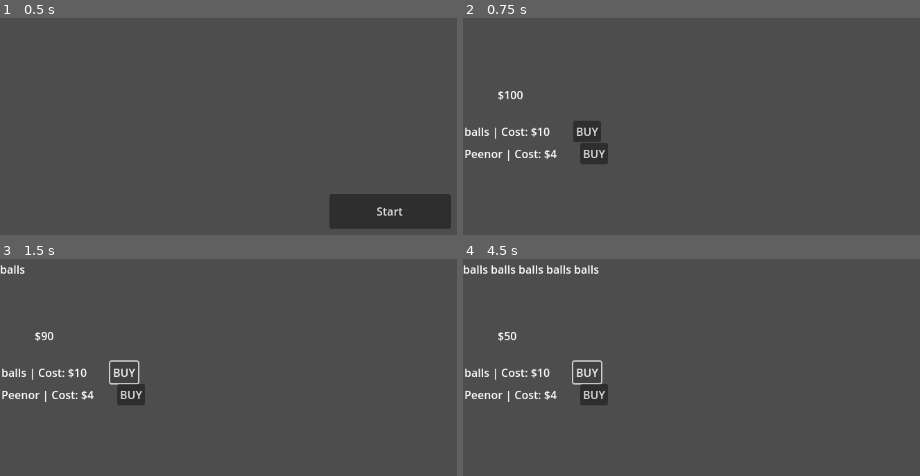
Above: before the commit, frames 1-4 (two rows, left to right).
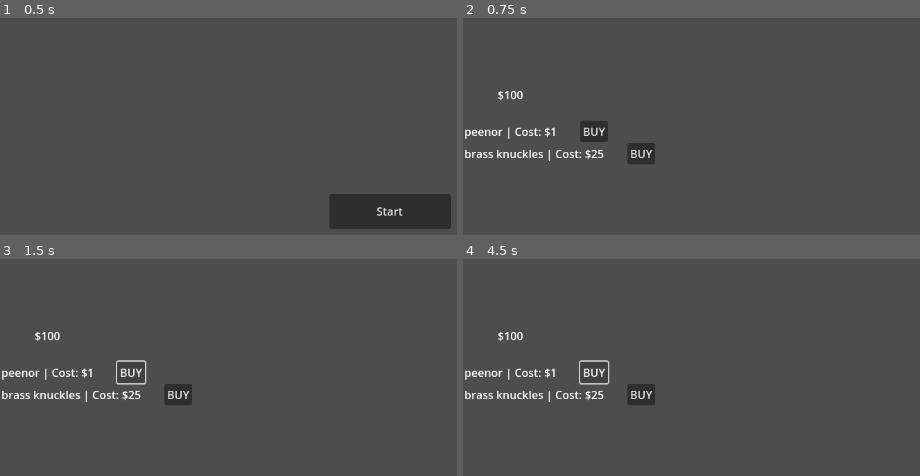
Above: after the commit, the same moments.

Repository: hottpants/punchgame
Game: Godot game, scene res://Scenes/button_menu.tscn
The game is run twice, just before and just after one commit, with the same random seed, the same clock (stepped at 60 frames per second) and the same inputs.
Inputs:
- Up to frame 1 (0.5 s): no input
- Up to frame 2 (0.75 s): click "Start" at 0.5 s
- Up to frame 3 (1.5 s): click "BUY" at 1.25 s
- Up to frame 4 (4.5 s): click "BUY" at 2 s; click "BUY" at 2.75 s; tap Enter at 3.5 s; tap Space at 4.25 s

Frame 1 is identical in both runs. In frame 2, 2.5% of the frame differs, in the area x 0-43%, y 47-68%; in frame 3, 2.6%; in frame 4, 3.2%, in the area x 0-43%, y 2-68%.
Error after the commit: Attempt to call function '_set_stats' in base 'null instance' on a null instance. (res://Scripts/shop.gd:31)

Commit message:
Update shop.gd

Diff:
--- a/Scripts/shop.gd
+++ b/Scripts/shop.gd
@@ -7,11 +7,35 @@
 func _ready() -> void:
 	var shop_item1 = $VBoxContainer/Item
 	var shop_item2 = $VBoxContainer/Item2
+	var shop_item3 = $VBoxContainer/Item3
 
-	shop_item1._set_stats("balls", 10)
-	shop_item2._set_stats("Peenor", 4)
-	$VBoxContainer/Item.connect("decreaseMoney", buy_item)
-	$VBoxContainer/Item2.connect("decreaseMoney", buy_item)
+
+	var items = ["balls", "peenor", "brass knuckles", "jock srap", "bong", "holy hand grenade", "gun", "baseball bat"]
+	var cost = [2, 1, 25, 6, 42, 1000, 63, 17]
+	var chance = [1, 1, 2, 4, 3, 4, 3, 3]
+
+
+	var item1 = _pickItem(chance)
+	shop_item1._set_stats(items[item1], cost[item1])
+	items.remove_at(item1)
+	cost.remove_at(item1)
+	chance.remove_at(item1)
+
+	var item2 = _pickItem(chance)
+	shop_item2._set_stats(items[item2], cost[item2])
+	items.remove_at(item2)
+	cost.remove_at(item2)
+	chance.remove_at(item2)
+
+	var item3 = _pickItem(chance)
+	shop_item3._set_stats(items[item3], cost[item3])
+	items.remove_at(item3)
+	cost.remove_at(item3)
+	chance.remove_at(item3)
+
+	shop_item1.connect("decreaseMoney", buy_item)
+	shop_item2.connect("decreaseMoney", buy_item)
+	shop_item3.connect("decreaseMoney", buy_item)
 
 func buy_item(itemName, cost):
 	if((cash - cost) >= 0):
@@ -23,6 +47,14 @@
 		print("Get your money up, not your funny up!")
 
 
+func _pickItem(chance: Array):
+	var itemPicked = false
+	var item
+	while itemPicked == false:
+		item = randi_range(0,chance.size()-1)
+		if chance[item] < (randi_range(2,5)):
+			itemPicked = true
+			return item
 
 
 # Called every frame. 'delta' is the elapsed time since the previous frame.
